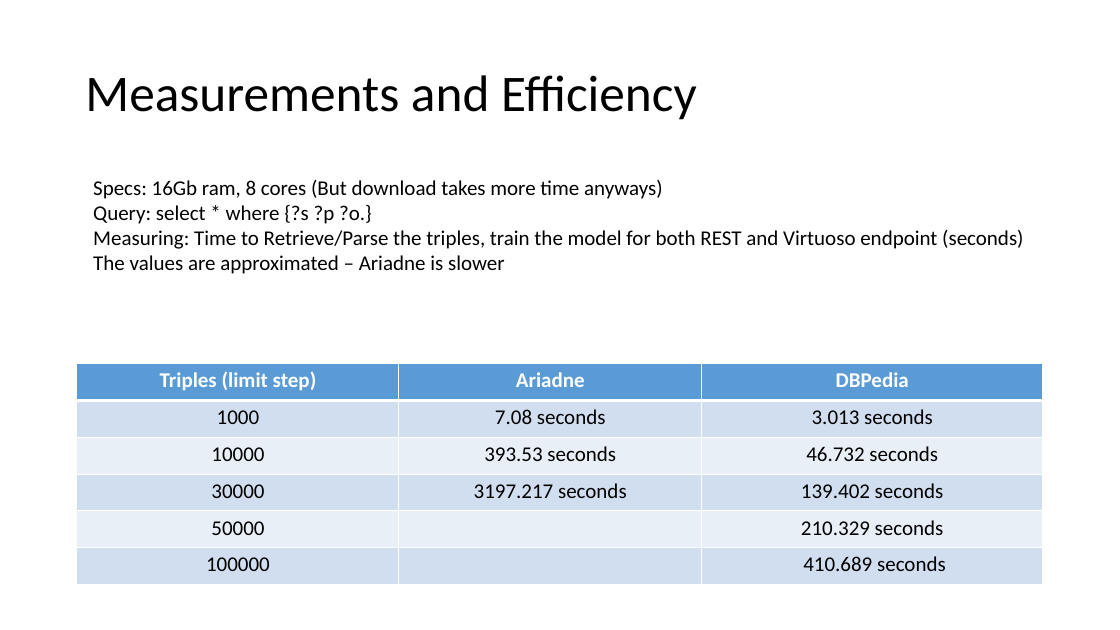
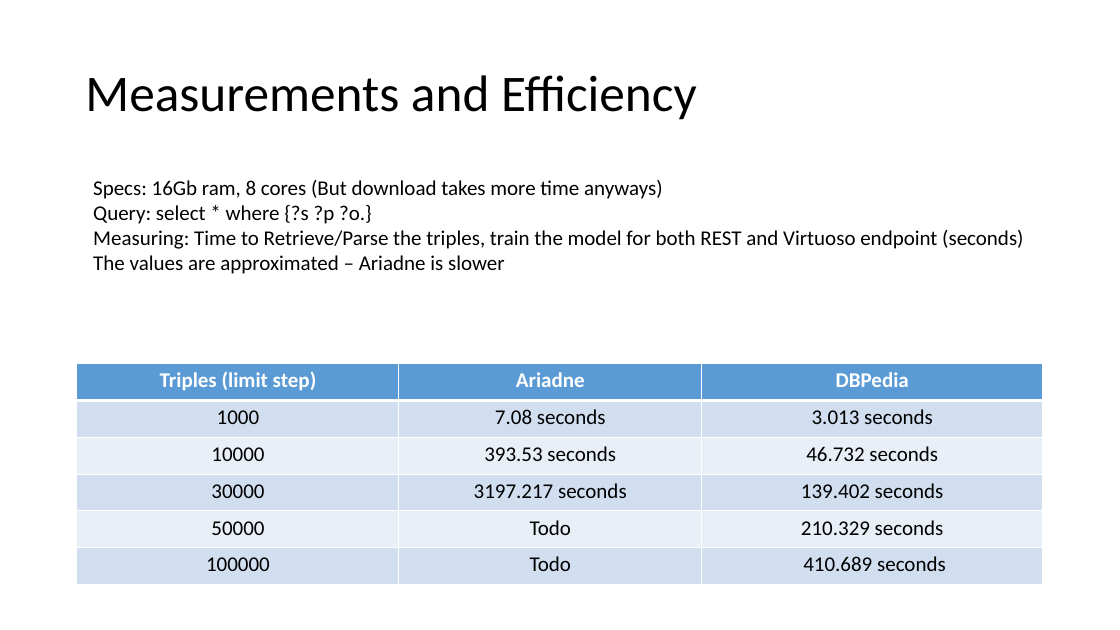
Before and after one commit to MChatzakis/RDFsim, a slide deck: slide 8 of RDFsim/presentationStaff/RDFsim.pptx. Drawn at 1120x630 pixels with LibreOffice and Linux fonts; fonts in the diff are those of the drawing. Boxes give left, top, right and bottom in pixels: in the first picture for what was removed or moved away, otherwise in the second. Text is boxed around its words. In the diff, an @@ line names an element or a change of style, - is before the commit and + after.

```diff
--- a/RDFsim/presentationStaff/RDFsim.pptx
+++ b/RDFsim/presentationStaff/RDFsim.pptx
@@ table at bbox=[77, 364, 1043, 585] @@
-row 5, column 2: 
+row 5, column 2: Todo
-row 6, column 2: 
+row 6, column 2: Todo
```
Also in this commit, not shown: 2 other slides changed.
